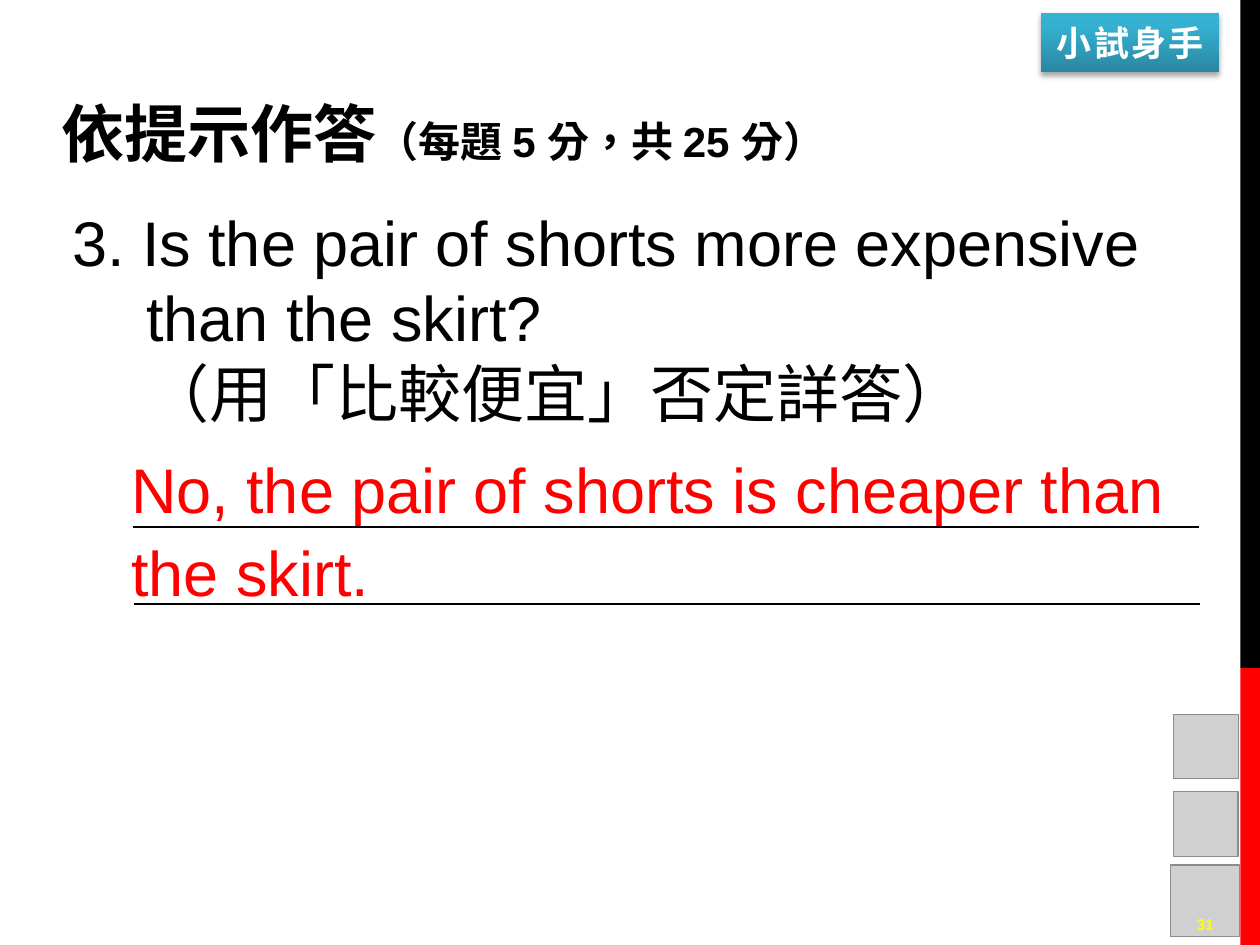
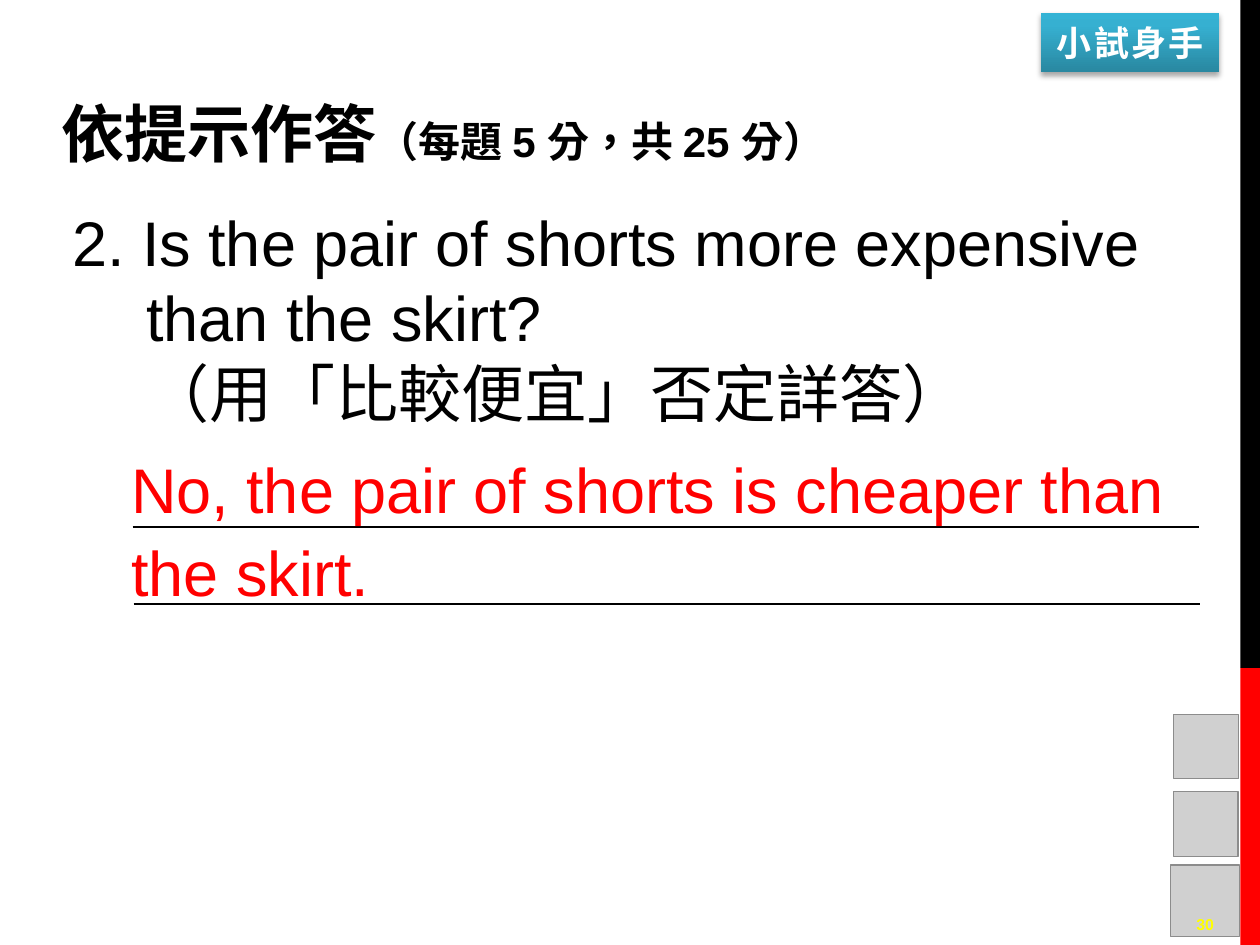
Before and after one commit to mousterchung/backup_data_from_desktop, a slide deck: slide 30 of 學校/國中/普通班/英語/八下課習講義/03講義-L01.pptx (slide 31 before the commit). Drawn at 1260x945 pixels with LibreOffice and Linux fonts; fonts in the diff are those of the drawing; grey boxes stand for pictures; background and template pictures are left out. Boxes give left, top, right and bottom in pixels: in the first picture for what was removed or moved away, otherwise in the second. Text is boxed around its words. In the diff, an @@ line names an element or a change of style, - is before the commit and + after.

```diff
--- a/學校/國中/普通班/英語/八下課習講義/03講義-L01.pptx
+++ b/學校/國中/普通班/英語/八下課習講義/03講義-L01.pptx
@@ text at bbox=[72, 220, 1140, 423]: text changed @@
-3. Is the pair of shorts more expensive than the skirt?
-（用「比較便宜」否定詳答）
+2. Is the pair of shorts more expensive than the skirt?
+（用「比較便宜」否定詳答）
@@ page number at bbox=[1196, 919, 1214, 930]: text changed @@
-31
+30
```
Also in this commit, not shown: 2 other slides changed, 1 slide removed.
